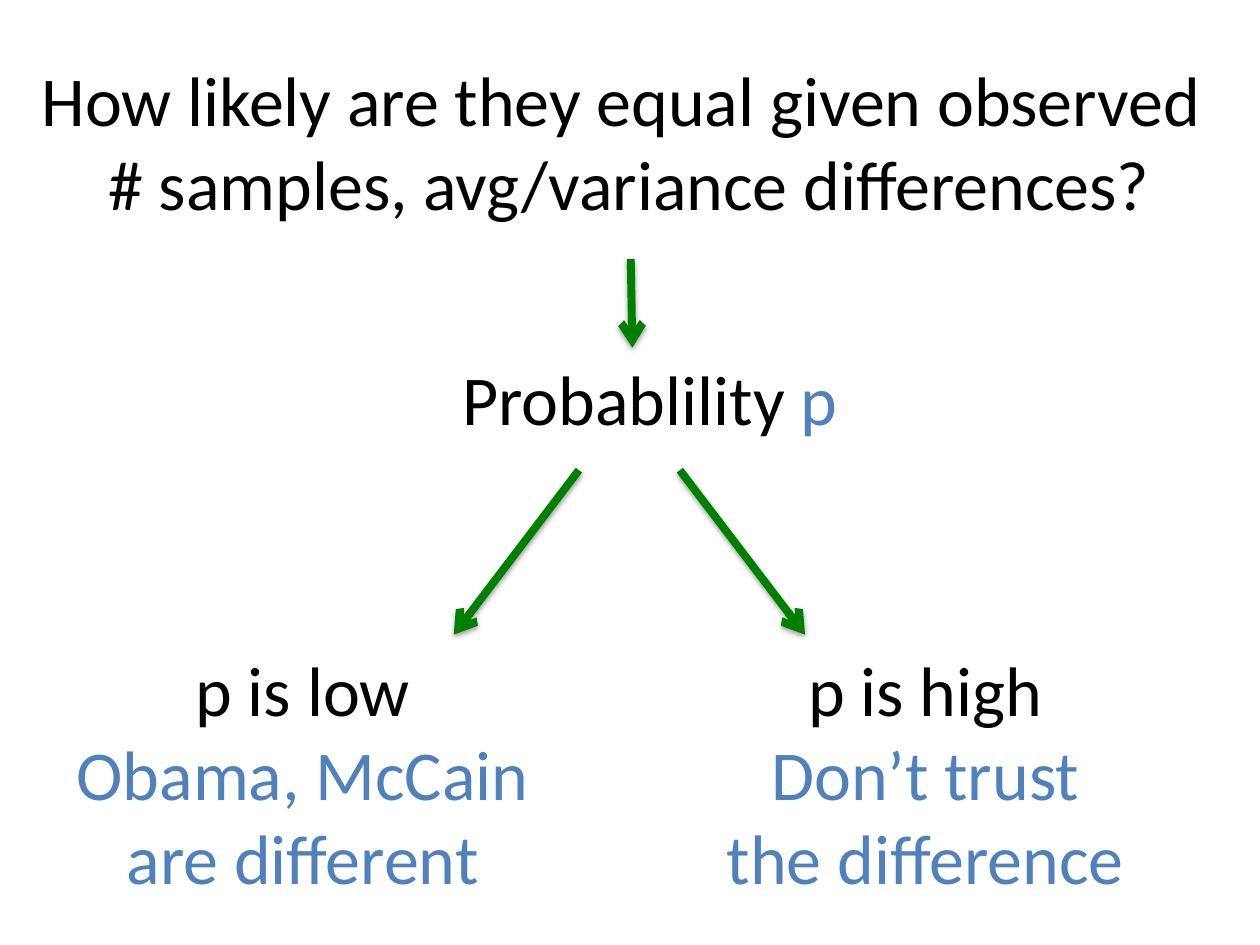
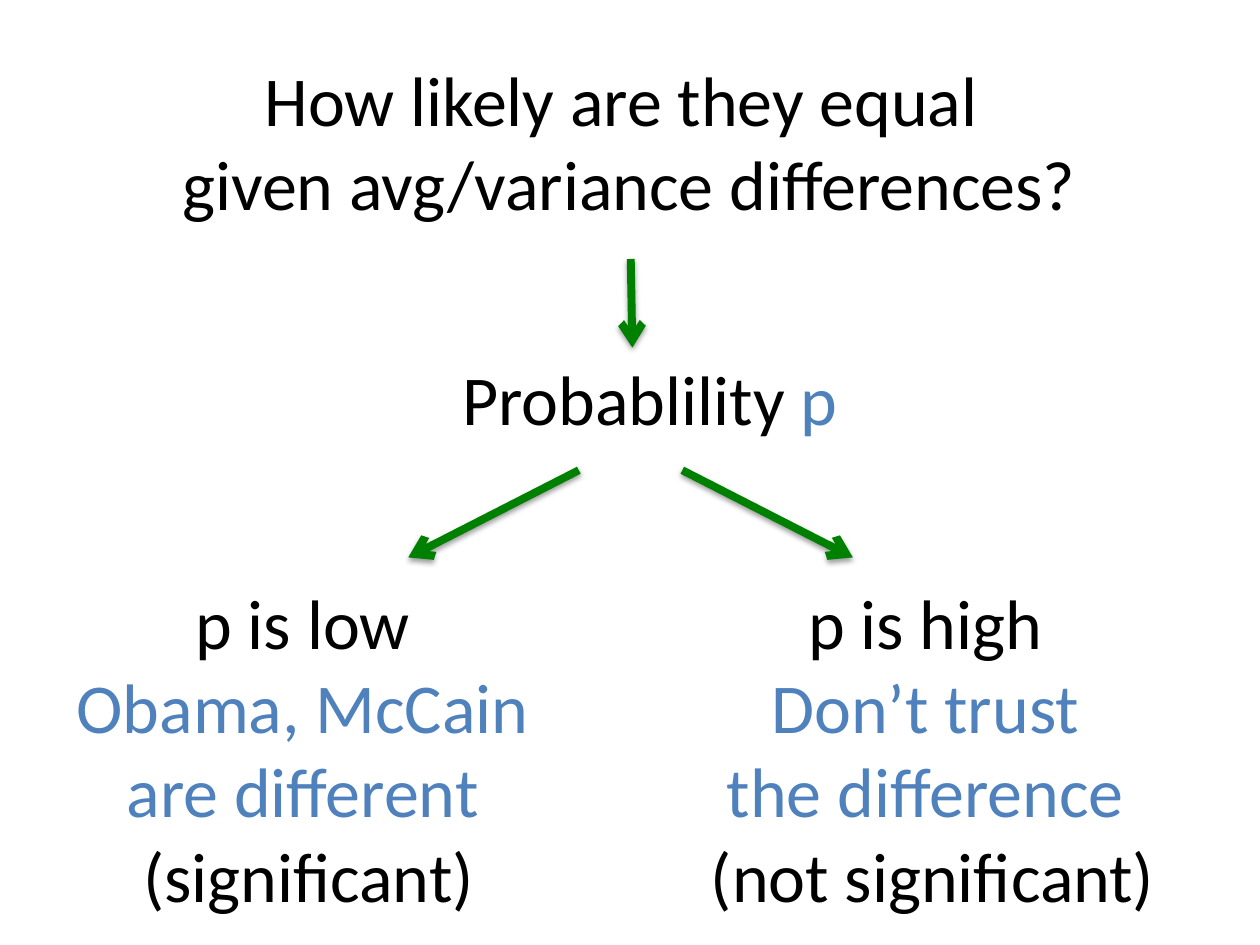
Before and after one commit to dataiap/dataiap, a slide deck: slide 23 of lectures/day3.pptx (slide 21 before the commit). Drawn at 1260x945 pixels with LibreOffice and Linux fonts; fonts in the diff are those of the drawing. Boxes give left, top, right and bottom in pixels: in the first picture for what was removed or moved away, otherwise in the second. Text is boxed around its words. In the diff, an @@ line names an element or a change of style, - is before the commit and + after.

Commit message:
day3

```diff
--- a/lectures/day3.pptx
+++ b/lectures/day3.pptx
@@ text at box(182, 77, 1076, 222): text changed @@
-How likely are they equal given observed
-# samples, avg/variance differences?
+How likely are they equal
+given avg/variance differences?
@@ arrow moved from (578, 470) - (454, 635) to (578, 470) - (408, 557) @@
@@ arrow moved from (680, 470) - (805, 635) to (683, 470) - (853, 557) @@
@@ text "p is low": place and size @@
-text "p is low" at box(77, 667, 529, 885)
+text "p is low" at box(77, 600, 529, 818)
@@ text "p is high": place and size @@
-text "p is high" at box(727, 667, 1124, 885)
+text "p is high" at box(727, 600, 1124, 818)
@@ text added at box(143, 851, 473, 914), 40 pt, text #000000 @@
+(significant)
@@ text added at box(711, 851, 1154, 914), 40 pt, text #000000 @@
+(not significant)
```
Also in this commit, not shown: 3 other slides changed, 4 slides added, 2 slides removed.
